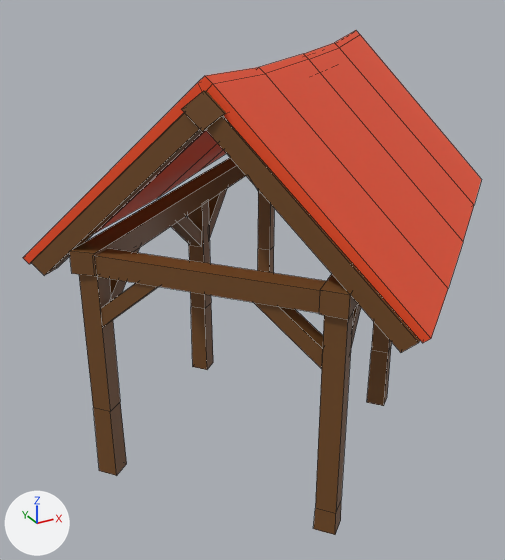
Before and after pictures for a commit that changed the FBX model LD01/Assets/Models/Schuur.fbx.
Rendered twice from a 50 mm camera at (7.61, 1.09, 5.08) aimed at (11.46, 8.09, 1.58). Every picture has the same lights, and +X, +Y and +Z are marked at lower left. Mesh edges are drawn as thin lines.

Script lines for the objects in view, before the commit:
```python
me_cube_049 = bpy.data.meshes.new('Cube.049')
me_cube_049.from_pydata(...)  # 280 vertices, 214 faces; spans x 8.74..15.34, y 4.85..11.3, z 0.0..4.32
me_cube_049.materials.append(mat_schuurmateriaal)  # picture img_kleuren_png
ob_schuur = bpy.data.objects.new('Schuur', me_cube_049)
ob_schuur.location = (0.0, 0.0, 0.0)
```
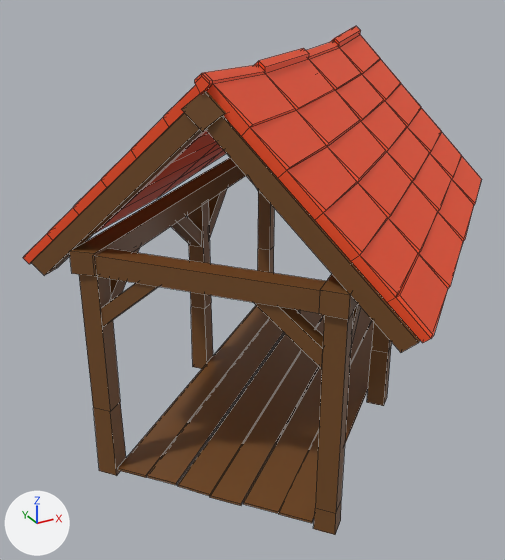
Changed parts and their boxes (x1, y1, x2, y2) in the pictures (505 x 560 px):
'Schuur', reshaped: before (23, 30, 482, 535); after (23, 26, 482, 535)
part 1 of me_cube_049, built on: before (198, 67, 265, 91); after (23, 26, 482, 343)
part 2 of me_cube_049, added (brown): after (117, 306, 374, 523)

The change, as a list of edits to the scene's bpy script:
```text
Change me_cube_049:
    used by ob_schuur; location = (0.0, 0.0, 0.0)
    remove me_cube_049.from_pydata(...)  # 280 vertices, 214 faces; spans x 8.74..15.34, y 4.85..11.3, z 0.0..4.32
    add me_cube_049.from_pydata(...)  # 556 vertices, 519 faces; spans x 8.74..15.34, y 4.85..11.3, z 0.0..4.38
    me_cube_049 part 1: 1 vertex removed from x 10.08, y 6.37, z 4.32; 229 vertices added at x 8.77..15.31, y 4.85..11.3, z 2.25..4.38
    me_cube_049 part 2: 48 vertices added at x 9.31..14.71, y 5.54..10.63, z 0.05..0.14
```
